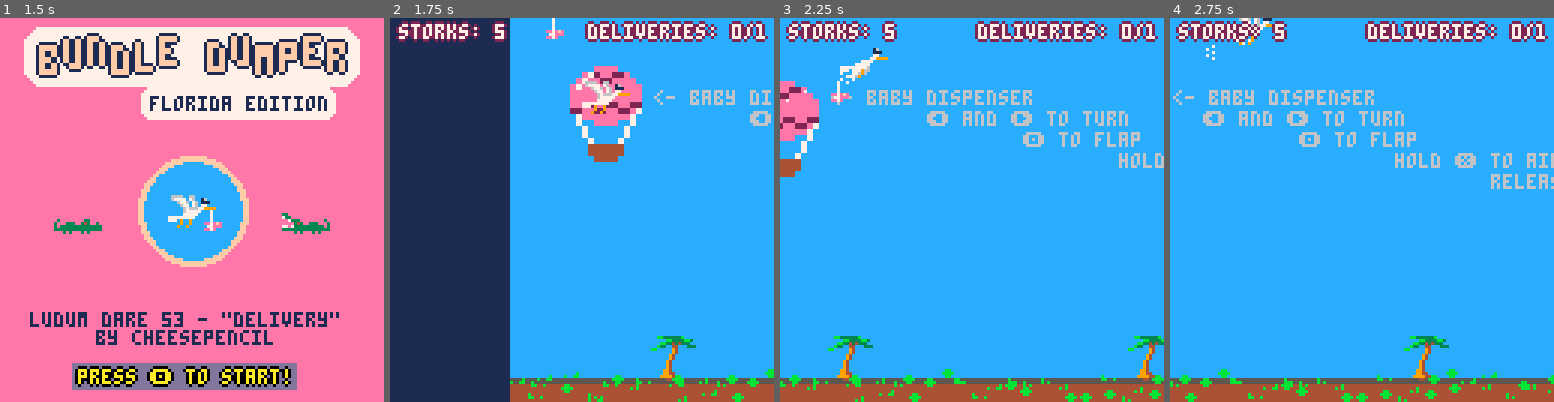
Above: before the commit, frames 1-4 (left to right).
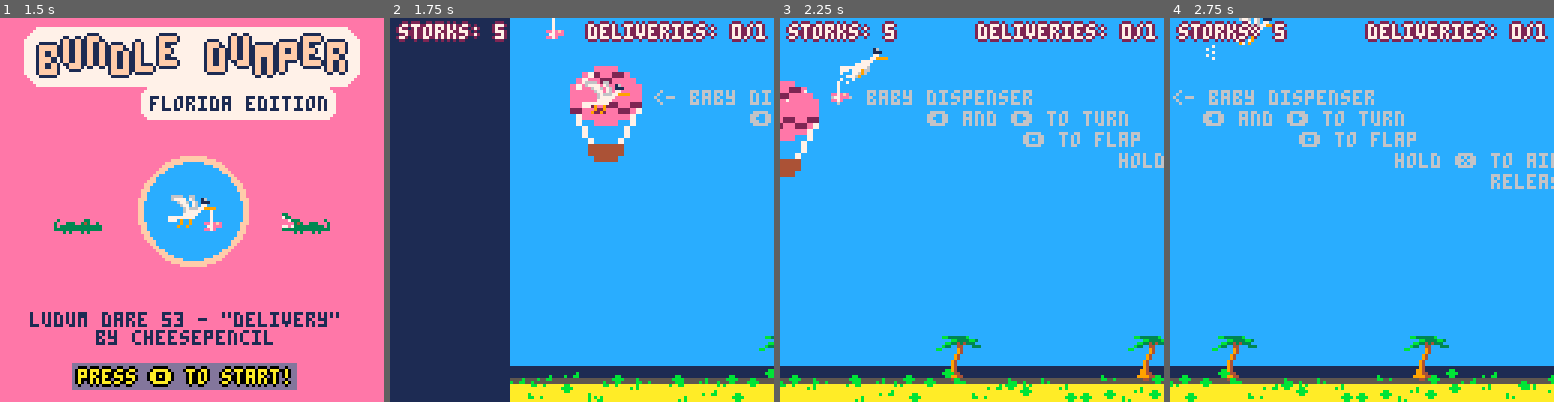
Above: after the commit, the same moments.

Repository: cheesepencil/ld53
Game: PICO-8 cartridge ld53.p8
Two runs of this game, one before a commit and one after it. Both use one fixed random seed, a clock stepped at 60 frames per second and the inputs below.
Inputs:
- Up to frame 1 (1.5 s): tap X (X key) at 0.33, 1.07 s; tap O (Z key) at 0.7 s
- Up to frame 2 (1.75 s): hold Right from 1.6 s (still down); tap O (Z key) at 1.7 s
- Up to frame 3 (2.25 s): tap X (X key) at 1.85 s; release Right at 2.1 s; tap O (Z key) at 2.1 s; hold Up from 2.15 s (still down)
- Up to frame 4 (2.75 s): release Up at 2.42 s; hold Right from 2.47 s (still down); tap O (Z key) at 2.5 s

Frame 1 is identical in both runs. In frame 2, 5.3% of the frame differs, in the area x 31-100%, y 82-100%; in frame 3, 7.7%, in the area x 0-100%, y 82-100%; in frame 4, 7.3%.

Commit message:
more world enhancements

Diff:
--- a/ld53.p8
+++ b/ld53.p8
@@ -28,12 +28,12 @@
 
 __gfx__
 00000000000000000000000000000000000700000000000000000000000000000000000055551000000000eeee00000000000000000000000000000888000000
-000000000000000000000000000000000007000000000000000000000000003300000000055100000000e72ee22e000065600656565005650000000878000000
-0000000000000000000000000000000000070000000000000000000000000337000a99999551a000000e7ee22eeee00001000010010000100000000888880000
-066660066000000000000000000000000007000000000000030000000033370000a9999999999a0000e7eeeeeeeeee0000100100001001000000000fff000220
-067777076001600000000000000160000ee7efe00000000030003330034300000a999999999999a000eeeeeeeeeeee0000011000000110000000000fff002220
-000677607601110000000000000111000077eee0000000003033333333337077aaaaaaaaaaaaaaaa00eeeeeeeeeeee0000188100001881000000000f4f022200
-000067707607700000000000000770000ee7e0000b0000003333333333333333005555555555550000ee22ee22ee2200060000600600006000000ff1f1222f00
+000000000000000000000000000000000007000000000000000000000000003300000000055100000000e72ee22e000066600666060000600000000878000000
+0000000000000000000000000000000000070000000000000000000000000337000a99999551a000000e7ee22eeee00001011010010110100000000888880000
+066660066000000000000000000000000007000000000000030000000033370000a9999999999a0000e7eeeeeeeeee0000188100001881000000000fff000220
+067777076001600000000000000160000ee7efe00000000030003330034300000a999999999999a000eeeeeeeeeeee0006000060060000600000000fff002220
+000677607601110000000000000111000077eee0000000003033333333337077aaaaaaaaaaaaaaaa00eeeeeeeeeeee0000000000000000000000000f4f022200
+000067707607700000000000000770000ee7e0000b0000003333333333333333005555555555550000ee22ee22ee2200000000000000000000000ff1f1222f00
 00000676667799990000000000779999000000000b0b0000000303000303000000444444444444000022ee22ee22e70000000000000000000000fff112220f00
 0000067777700000000000077770000000000000000000000000000000000000004aa994449994000007eeeeeeee70005eeeeeee000000000000f0f2222fff00
 00000777770000000000077777000000000000000000000000000000000000000049559444999400000700eeee0070005e2eee2e000000000000ff2221ff0000
--- a/world.lua
+++ b/world.lua
@@ -17,10 +17,13 @@
     rectfill(0, 0, world.width, 127, 12)
 
     -- dirt
-    rectfill(0, world.ground_level, world.width, 127, 4)
+    rectfill(0, world.ground_level, world.width, 127, 10)
 
     -- grass
     rectfill(0, world.ground_level, world.width, world.ground_level + 1, 5)
+
+    -- ocean
+    rectfill(0, world.ground_level - 1, world.width, world.ground_level - 4, 1)
 
     -- trees
     for tree in all(world.trees) do
@@ -71,12 +74,12 @@
         })
     end
 
-    srand(seed and seed + 3.333 or 4.333)
+    srand(seed and seed + 4.333 or 4.333)
     local tree_count = flr(world.width / 128) * 2
     for i = 1, tree_count do
         add(world.trees, {
             x = i * 64 + (18 * rnd({1, -1})),
-            y = world.ground_level - 15,
+            y = world.ground_level - 14 + rnd({-1,0,1}),
             flip = rnd({true, false})
         })
     end
